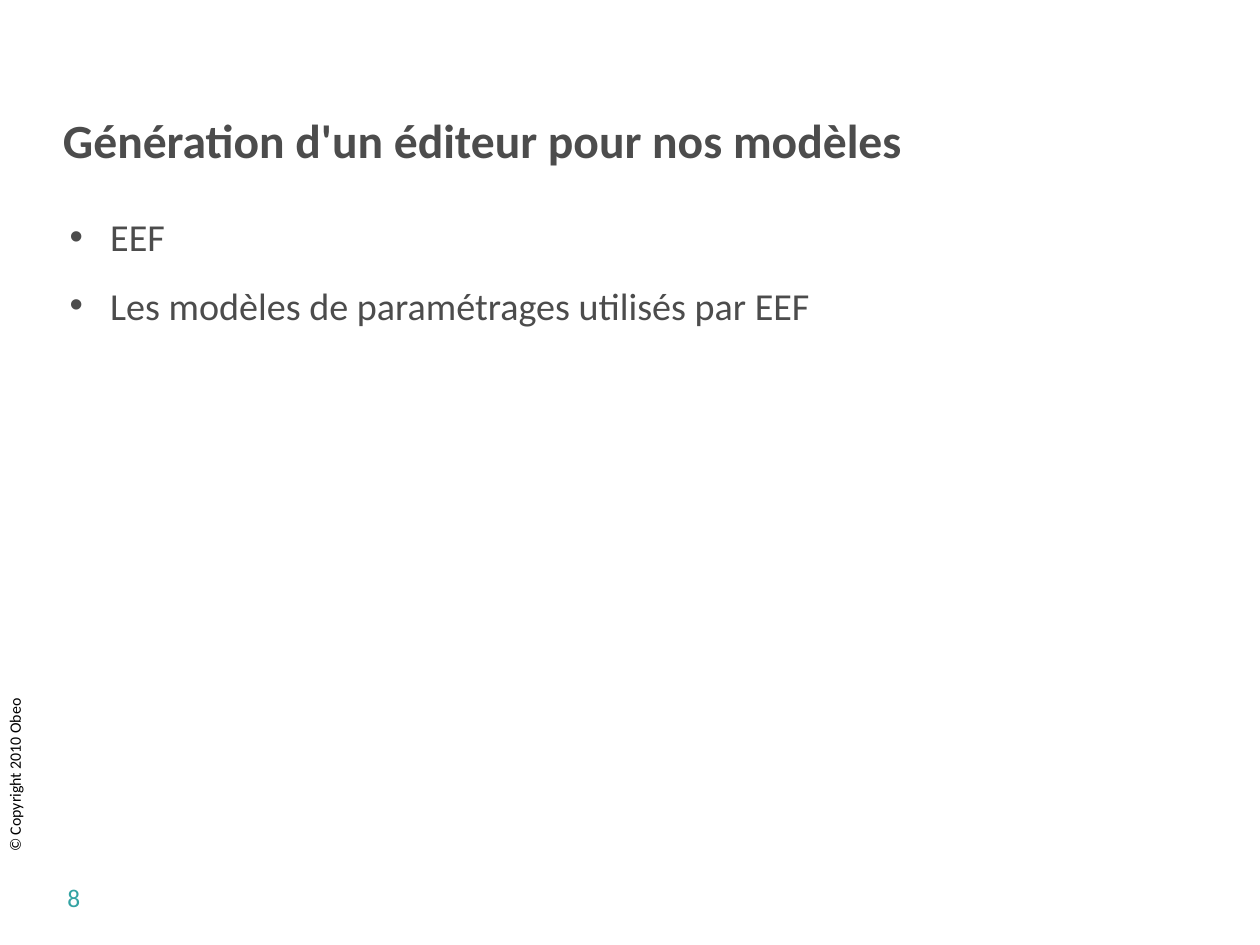
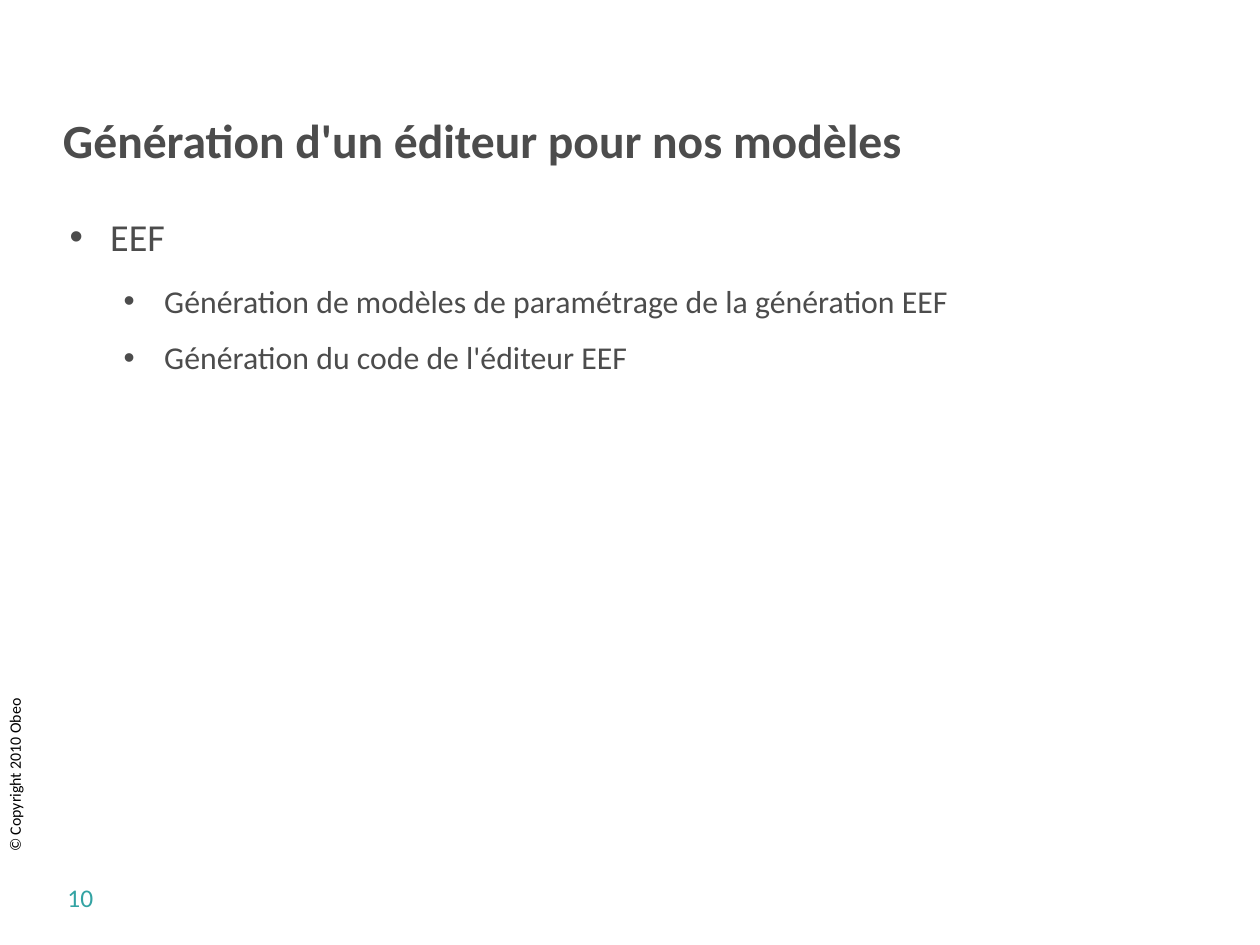
Before and after one commit to sbegaudeau/acceleo-tutorial, a slide deck: slide 10 of documentation/org.eclipse.acceleo.tutorial.slides/breizhcamp/Acceleo Tutorial Breizhcamp.odp (slide 8 before the commit). Drawn at 1260x945 pixels with LibreOffice and Linux fonts; fonts in the diff are those of the drawing; background and template pictures are left out. Boxes give left, top, right and bottom in pixels: in the first picture for what was removed or moved away, otherwise in the second. Text is boxed around its words. In the diff, an @@ line names an element or a change of style, - is before the commit and + after.

```diff
--- a/documentation/org.eclipse.acceleo.tutorial.slides/breizhcamp/Acceleo Tutorial Breizhcamp.odp
+++ b/documentation/org.eclipse.acceleo.tutorial.slides/breizhcamp/Acceleo Tutorial Breizhcamp.odp
@@ text at (x1=164, y1=291, x2=948, y2=369): text changed; size 24 to 20 pt @@
-• Les modèles de paramétrages utilisés par EEF
+  • Génération de modèles de paramétrage de la génération EEF
+  • Génération du code de l'éditeur EEF
@@ page number at (x1=67, y1=890, x2=93, y2=907): text changed @@
-8
+10
```
Also in this commit, not shown: 3 other slides changed, 6 slides added, 4 slides removed, 1 other file.
